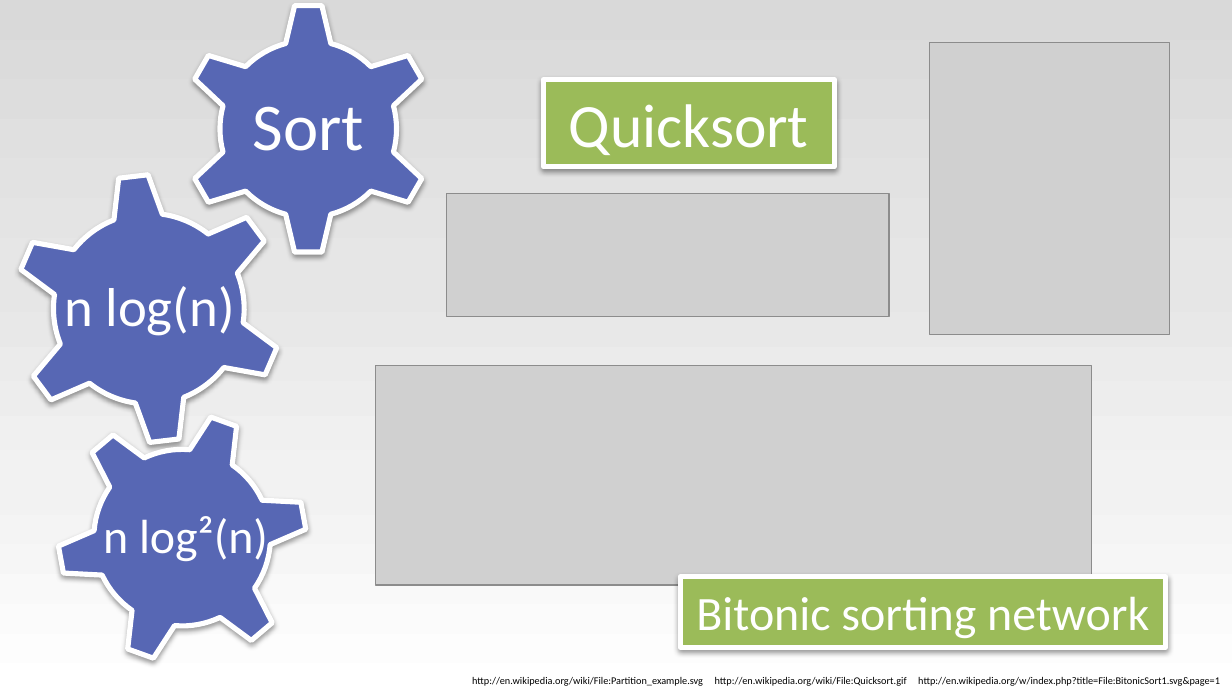
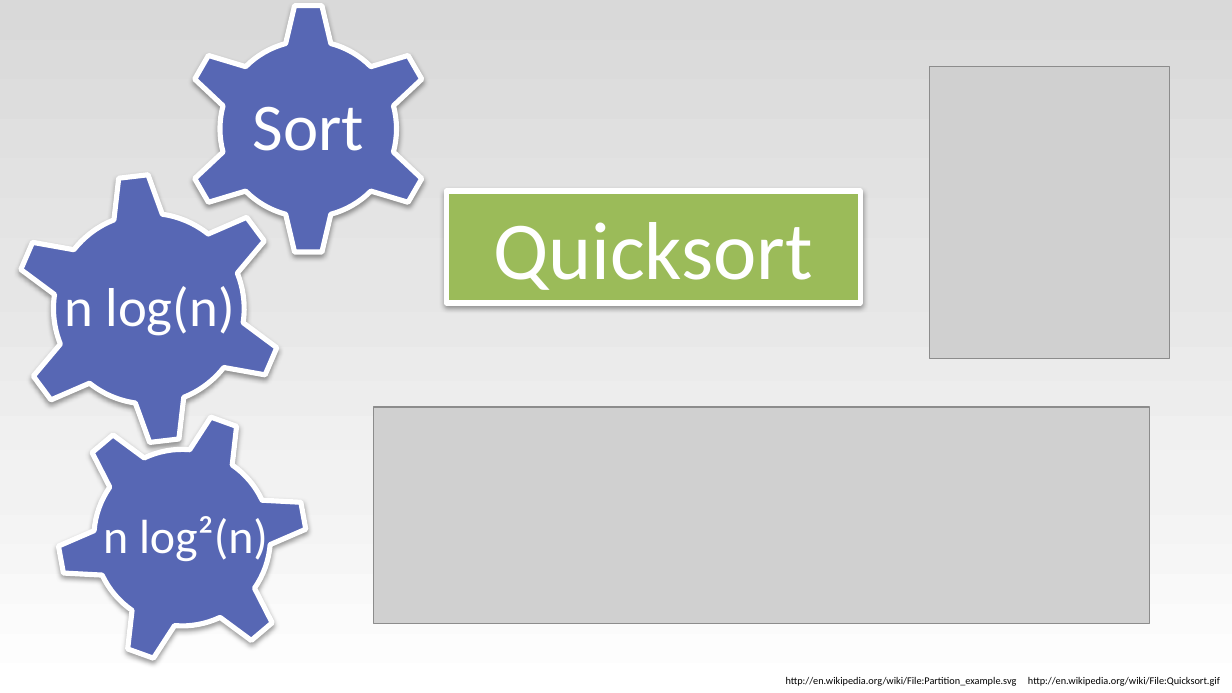
Before and after one commit to bernhardmgruber/bachelor_thesis, a slide deck: slide 7 of presentations/BAS_1/OpenCL.pptx. Drawn at 1232x693 pixels with LibreOffice and Linux fonts; fonts in the diff are those of the drawing; grey boxes stand for pictures. Boxes give left, top, right and bottom in pixels: in the first picture for what was removed or moved away, otherwise in the second. Text is boxed around its words. In the diff, an @@ line names an element or a change of style, - is before the commit and + after.

```diff
--- a/presentations/BAS_1/OpenCL.pptx
+++ b/presentations/BAS_1/OpenCL.pptx
@@ picture: place and size @@
-picture at box(929, 42, 1169, 334)
+picture at box(929, 67, 1169, 359)
@@ rectangle "Quicksort": place and size @@
-rectangle "Quicksort" at box(543, 80, 834, 168)
+rectangle "Quicksort" at box(446, 191, 860, 303)
@@ rectangle "Quicksort" at box(446, 191, 860, 303): size 36 to 48 pt @@
@@ picture removed at box(376, 366, 1092, 585) @@
@@ picture: place and size @@
-picture at box(446, 193, 888, 317)
+picture at box(373, 407, 1149, 622)
@@ rectangle removed at box(680, 577, 1165, 647) @@
-Bitonic sorting network
@@ text at box(786, 677, 1220, 686): text changed @@
-http://en.wikipedia.org/wiki/File:Partition_example.svg http://en.wikipedia.org/wiki/File:Quicksort.gif http://en.wikipedia.org/w/index.php?title=File:BitonicSort1.svg&page=1
+http://en.wikipedia.org/wiki/File:Partition_example.svg http://en.wikipedia.org/wiki/File:Quicksort.gif
```
Also in this commit, not shown: 1 other slide changed, 1 slide added, 1 slide removed, 1 other file.
